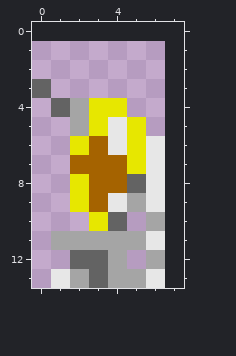
File history of a pixel-art sprite, game-projects/r-type/objects/enemies/01/blaster/images/blaster_01.png. The picture above was drawn from the file before the commit.
The file is 7x13 pixels. The old version is drawn lined up with the new one, on the new canvas.
New version:
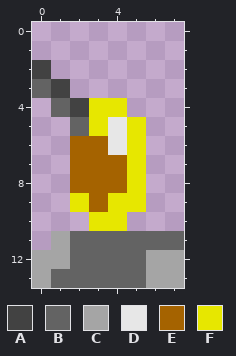
Palette (. is transparent): A #424242  B #636363  C #a5a5a5  D #e7e7e7  E #a56300  F #e7e700
The edit:
canvas 7x13 -> 8x14, the old top-left corner now at 0,1
y 2: x 0 . -> A
y 3: x 1 . -> A
y 4: x 2 C -> A
y 5: x 2 C -> B
y 6: x 2 F -> E; x 6 D -> .
y 7: x 6 D -> .
y 8: x 2 F -> E; x 5..6 BD -> F.
y 9: x 4..6 DCD -> FF.
y 10: x 4 B -> F; x 6 C -> .
y 11: x 2..7 CCCCD. -> BBBBBB
y 12: x 0..1 .. -> CC; x 4..5 C. -> BB; x 7 . -> C
y 13: x 0..2 .DC -> CBB; x 4..7 CCD. -> BBCC
Pixel boxes of the changes (left, top, right, bottom) in both pictures:
changed: (32, 60, 184, 288)
